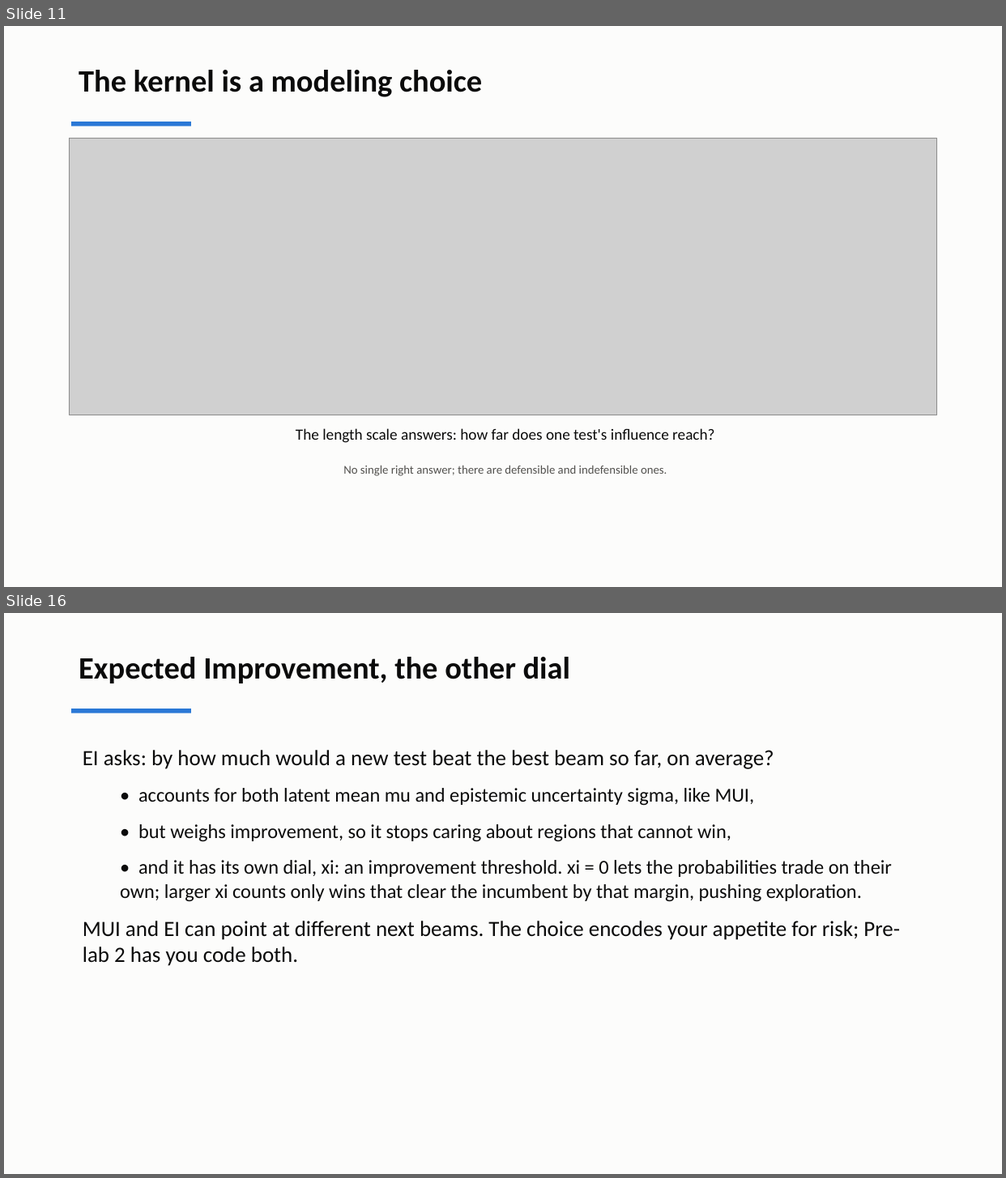
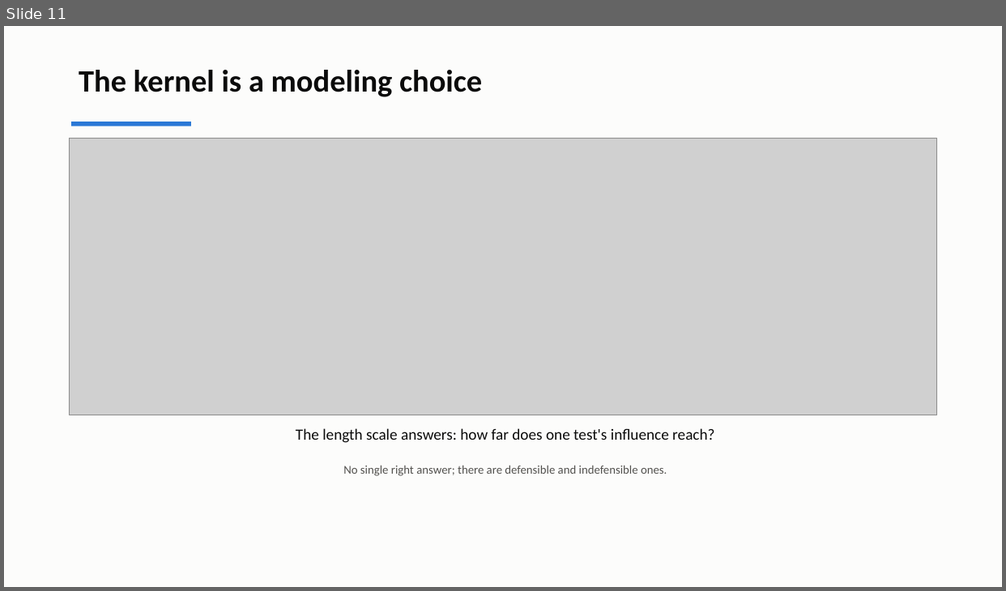
Before and after one commit to andrewvoss8-boop/core-me-data-science-activities-public, a slide deck: me323/Module1_drafts/ME323_Module1_Lecture2.pptx. Shown one above the other, each under a label of ours: slides 11 and 16 before the commit, slide 11 after it; the slides between them are not shown. The pictures are 1006x1178 and 1006x591 pixels, drawn with LibreOffice and Linux fonts; fonts in the diff are those of the drawing; grey boxes stand for pictures. Boxes give left, top, right and bottom in pixels: in the first picture for what was removed or moved away, otherwise in the second. Text is boxed around its words. In the diff, an @@ line names an element or a change of style, - is before the commit and + after.

```diff
--- a/me323/Module1_drafts/ME323_Module1_Lecture2.pptx
+++ b/me323/Module1_drafts/ME323_Module1_Lecture2.pptx
@@ slide 16 removed at box(4, 613, 1002, 1174), background #FCFCFB @@
@@ text removed at box(79, 657, 570, 683) @@
-Expected Improvement, the other dial
@@ rectangle removed at box(71, 709, 191, 713) @@
@@ text removed at box(83, 750, 900, 966) @@
-EI asks: by how much would a new test beat the best beam so far, on average?
-  • accounts for both latent mean mu and epistemic uncertainty sigma, like MUI,
-  • but weighs improvement, so it stops caring about regions that cannot win,
-  • and it has its own dial, xi: an improvement threshold. xi = 0 lets the probabilities trade on their own; larger xi counts only wins that clear the incumbent by that margin, pushing exploration.
-MUI and EI can point at different next beams. The choice encodes your appetite for risk; Pre-lab 2 has you code both.
```
Also in this commit, not shown: 11 slides changed, 6 slides added, 4 other slides removed, 9 other files.
